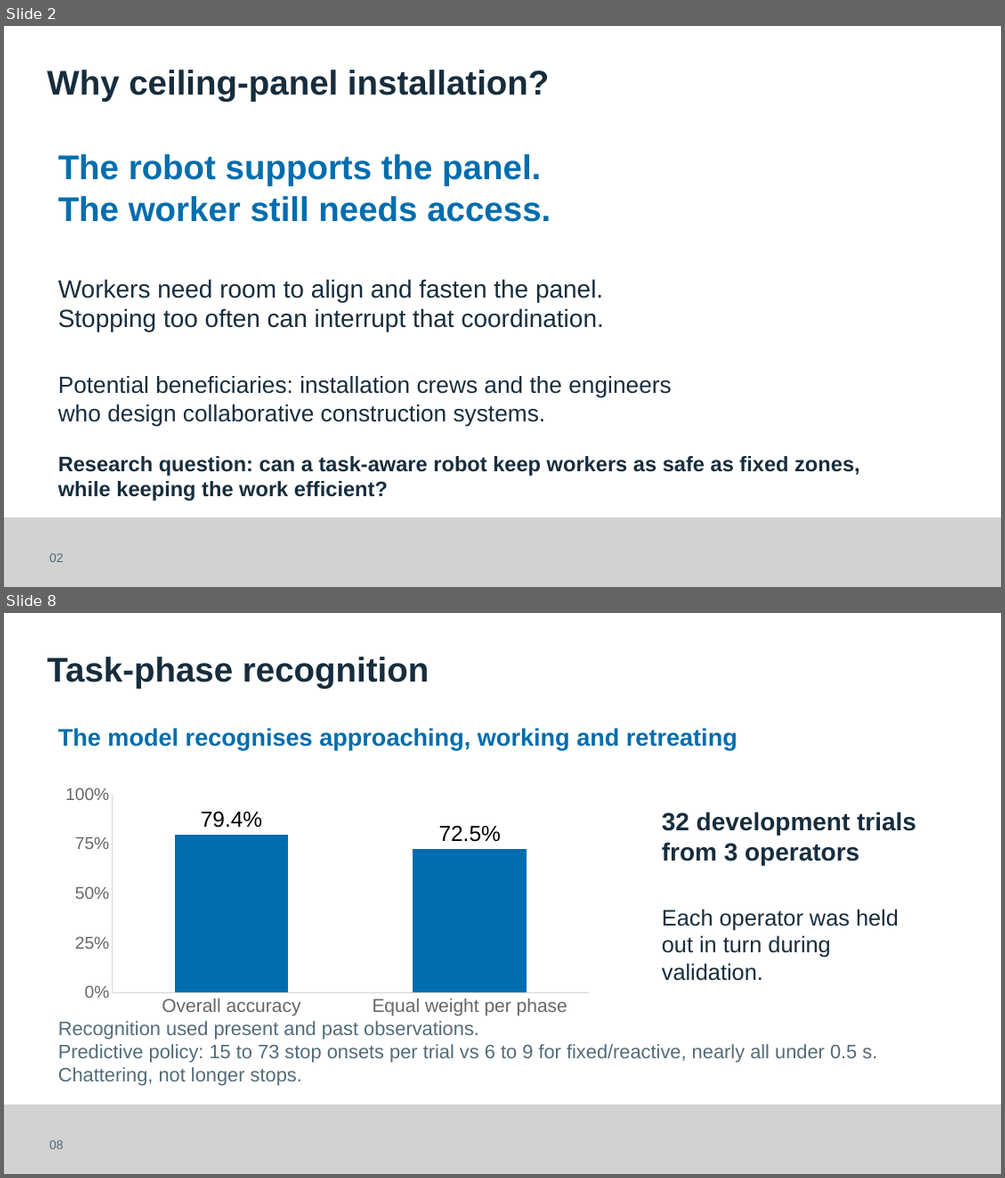
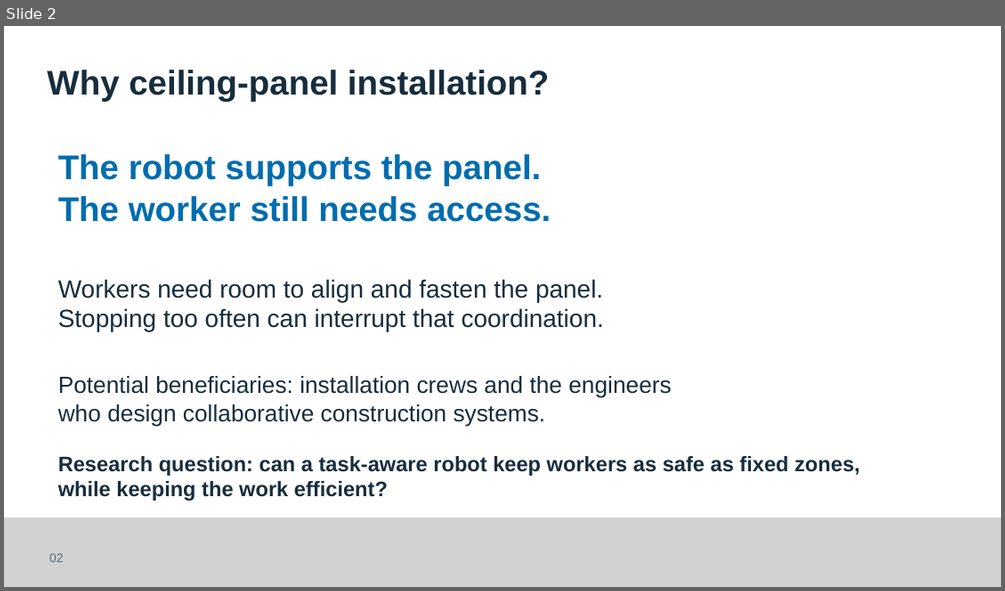
Before and after one commit to Kingwu12/adaptive-hrc-safety-system, a slide deck: presentation/FYP-assessment-presentation-v4.pptx. Shown one above the other, each under a label of ours: slides 2 and 8 before the commit, slide 2 after it; the slides between them are not shown. The pictures are 1005x1178 and 1005x591 pixels, drawn with LibreOffice and Linux fonts; fonts in the diff are those of the drawing. Boxes give left, top, right and bottom in pixels: in the first picture for what was removed or moved away, otherwise in the second. Text is boxed around its words. In the diff, an @@ line names an element or a change of style, - is before the commit and + after.

```diff
--- a/presentation/FYP-assessment-presentation-v4.pptx
+++ b/presentation/FYP-assessment-presentation-v4.pptx
@@ slide 8 removed at [4, 613, 1001, 1174], background #FFFFFF; not listed: 1 template element that a slide beside it also shows @@
@@ text removed at [47, 657, 429, 689] @@
-Task-phase recognition
@@ text removed at [58, 728, 737, 750] @@
-The model recognises approaching, working and retreating
@@ column chart removed at [55, 779, 600, 1022] @@
-categories: Overall accuracy, Equal weight per phase
-Causal recognition accuracy: 0.794, 0.725
@@ text removed at [662, 811, 916, 865] @@
-32 development trials
-from 3 operators
@@ text removed at [662, 908, 898, 981] @@
-Each operator was held
-out in turn during
-validation.
@@ text removed at [58, 1021, 877, 1086] @@
-Recognition used present and past observations.
-Predictive policy: 15 to 73 stop onsets per trial vs 6 to 9 for fixed/reactive, nearly all under 0.5 s. Chattering, not longer stops.
@@ text removed at [49, 1140, 64, 1149] @@
-08
```
Also in this commit, not shown: 12 slides changed, 3 other slides removed, 1 other file.
